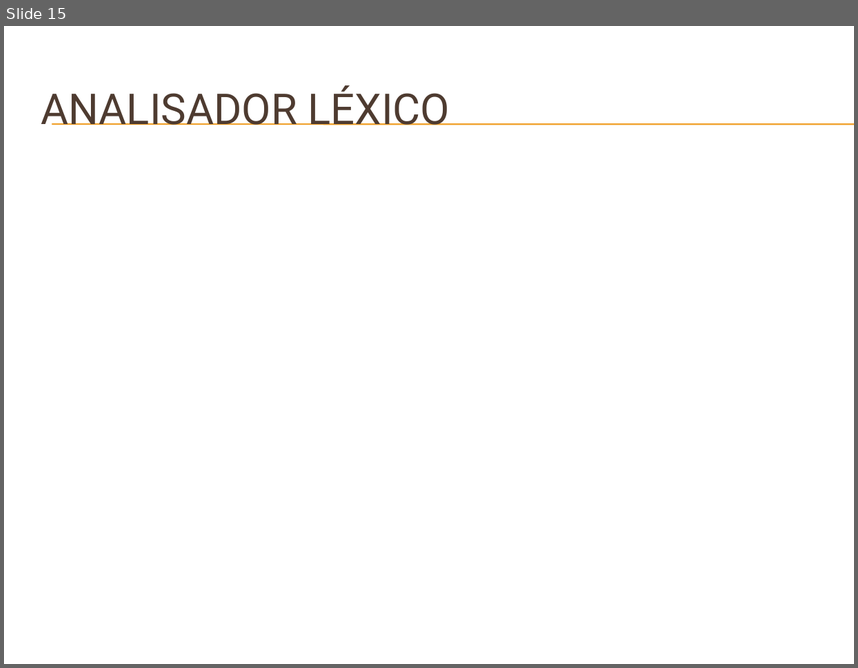
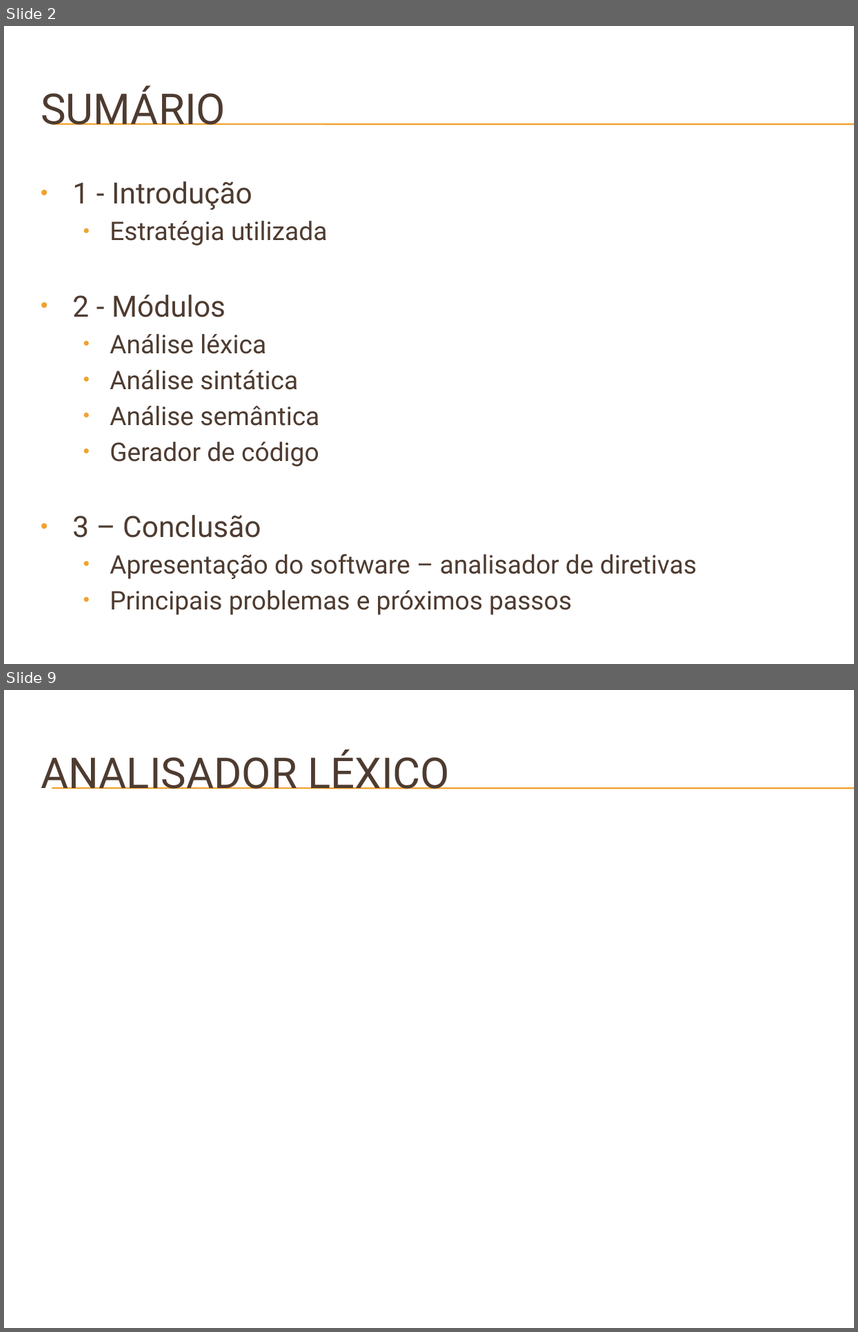
Before and after one commit to badershs/mips-assembler-unb, a slide deck: doc/Apresentação do GMAG – Software Básico.pptx. Shown one above the other, each under a label of ours: slide 15 before the commit, slides 2 and 9 after it; the slides between them are not shown. The pictures are 858x668 and 858x1332 pixels, drawn with LibreOffice and Linux fonts; fonts in the diff are those of the drawing; background and template pictures are left out. Boxes give left, top, right and bottom in pixels: in the first picture for what was removed or moved away, otherwise in the second. Text is boxed around its words. In the diff, an @@ line names an element or a change of style, - is before the commit and + after.

```diff
--- a/doc/Apresentação do GMAG – Software Básico.pptx
+++ b/doc/Apresentação do GMAG – Software Básico.pptx
@@ slide 2 added at (x1=4, y1=26, x2=854, y2=664), background picture (left out); not listed: 2 template elements that a slide beside it also shows @@
@@ title added at (x1=41, y1=85, x2=225, y2=125), 36 pt, text #4E3B30 @@
+SUMÁRIO
@@ text added at (x1=72, y1=181, x2=697, y2=615), 21.7 pt, text #4E3B30 @@
+• 1 - Introdução
+  • Estratégia utilizada
+• 2 - Módulos
+  • Análise léxica
+  • Análise sintática
+  • Análise semântica
+  • Gerador de código
+• 3 – Conclusão
+  • Apresentação do software – analisador de diretivas
+  • Principais problemas e próximos passos
@@ what was slide 15 is now slide 9 @@
```
Also in this commit, not shown: 2 slides changed, 14 other slides added, 13 slides removed.
